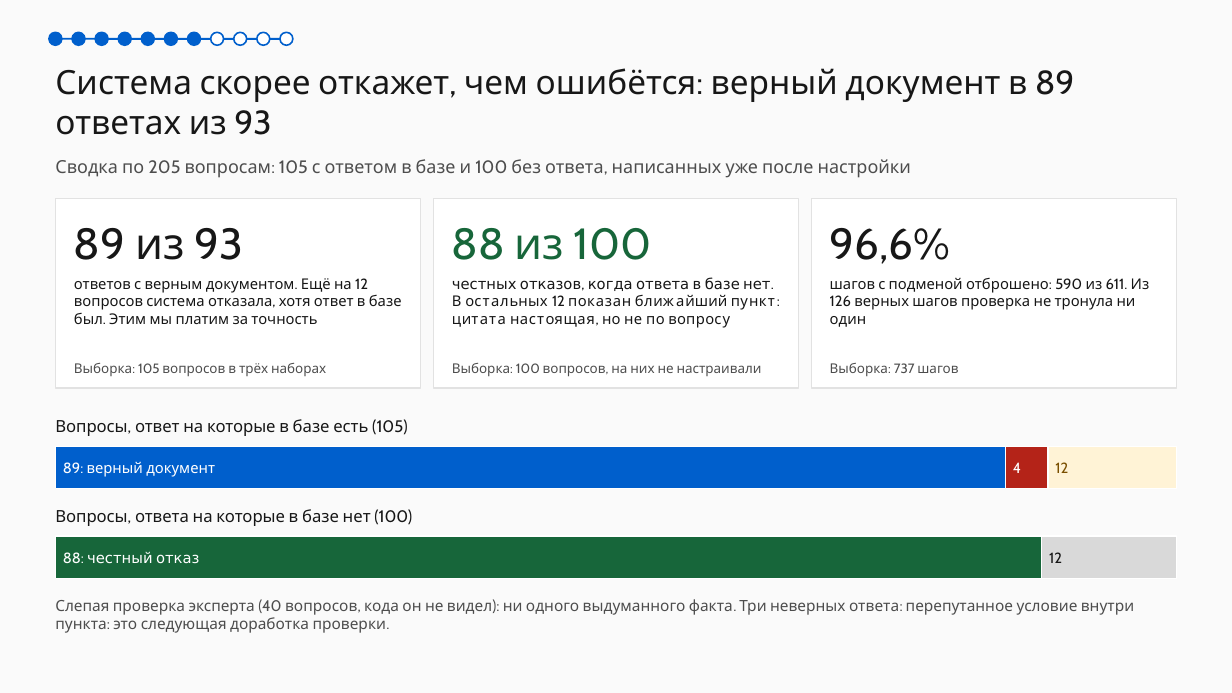
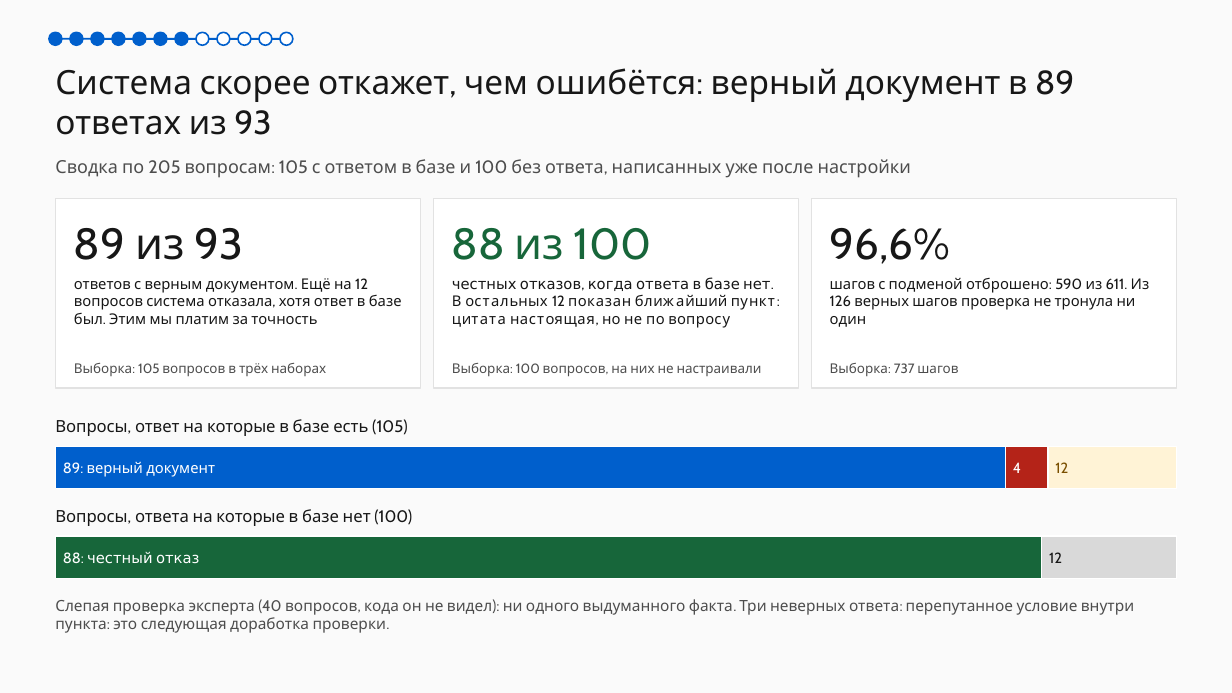
Before and after one commit to alteralto/marshrut, a slide deck: slide 7 of docs/pitch/Маршрут-презентация.pptx. Drawn at 1232x693 pixels with LibreOffice and Linux fonts; fonts in the diff are those of the drawing. Boxes give left, top, right and bottom in pixels: in the first picture for what was removed or moved away, otherwise in the second. Text is boxed around its words. In the diff, an @@ line names an element or a change of style, - is before the commit and + after.

```diff
--- a/docs/pitch/Маршрут-презентация.pptx
+++ b/docs/pitch/Маршрут-презентация.pptx
@@ ellipse: place and size @@
-ellipse at box(95, 32, 108, 45)
+ellipse at box(91, 32, 104, 45)
@@ ellipse: place and size @@
-ellipse at box(118, 32, 131, 45)
+ellipse at box(112, 32, 125, 45)
@@ ellipse: place and size @@
-ellipse at box(141, 32, 154, 45)
+ellipse at box(133, 32, 146, 45)
@@ ellipse: place and size @@
-ellipse at box(188, 32, 201, 45)
+ellipse at box(154, 32, 167, 45)
@@ ellipse: place and size @@
-ellipse at box(165, 32, 177, 45)
+ellipse at box(175, 32, 188, 45)
@@ ellipse added at box(196, 32, 209, 45), fill #FFFFFF, outline #005FCC 1.25 pt @@
@@ ellipse: place and size @@
-ellipse at box(211, 32, 224, 45)
+ellipse at box(217, 32, 230, 45)
@@ ellipse: place and size @@
-ellipse at box(234, 32, 247, 45)
+ellipse at box(238, 32, 251, 45)
```
Also in this commit, not shown: 9 other slides changed, 1 slide added, 1 other file.
